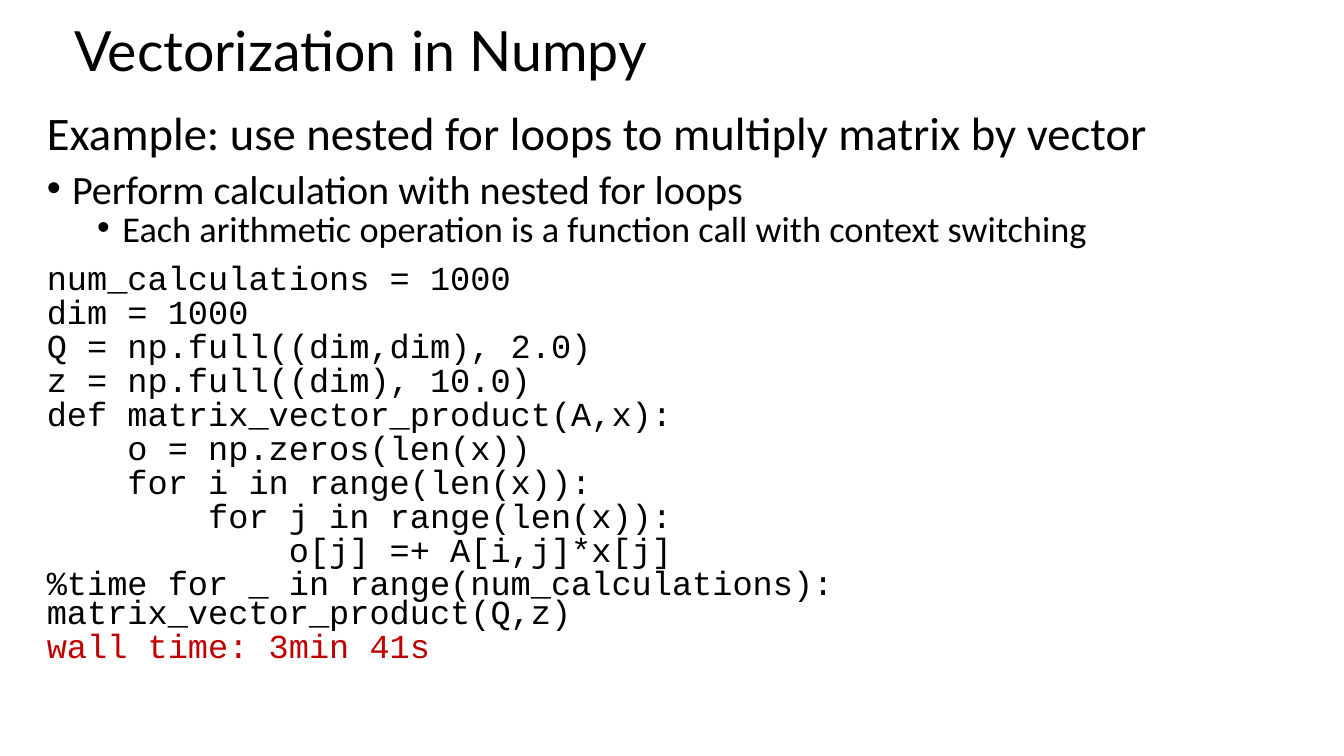
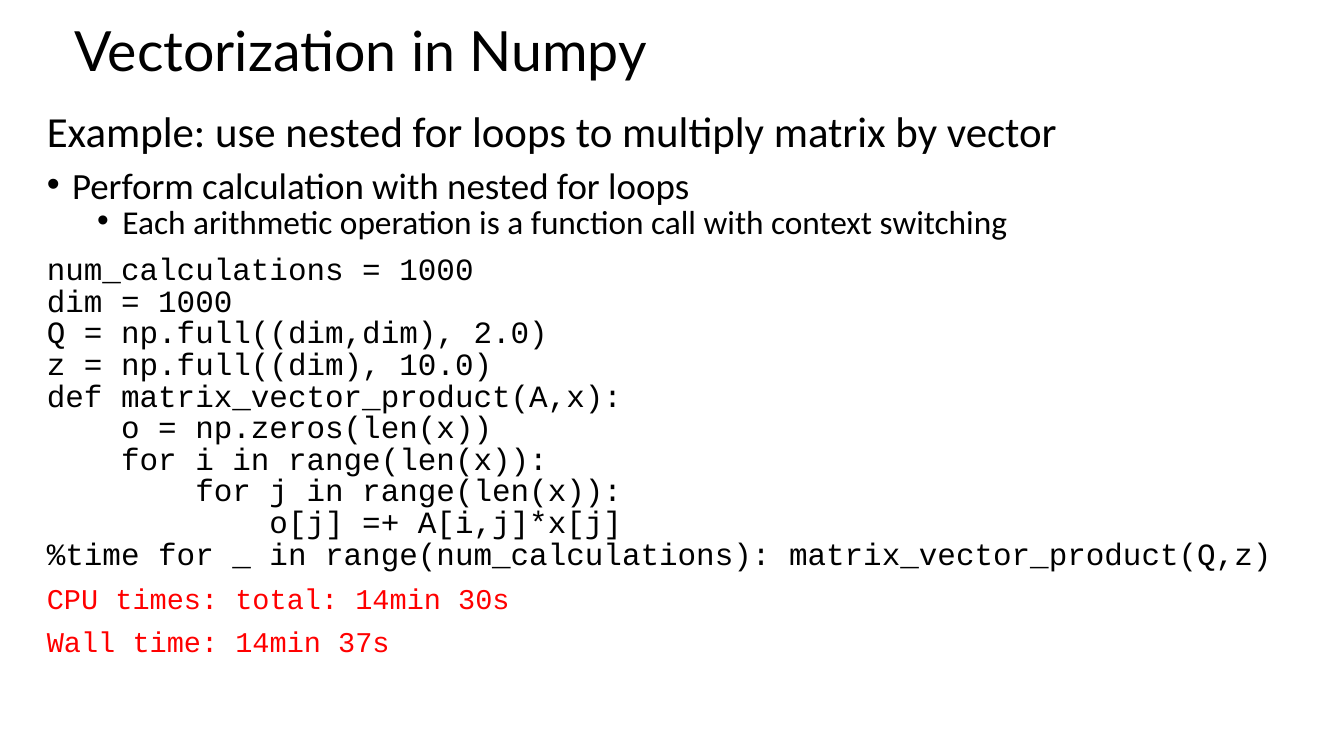
Before and after one commit to StephenElston/CSCI-E25, a slide deck: slide 34 of SupplementaryMaterial/ReviewOfLinearAlgebra.pptx (slide 33 before the commit). Drawn at 1344x756 pixels with LibreOffice and Linux fonts; fonts in the diff are those of the drawing. Boxes give left, top, right and bottom in pixels: in the first picture for what was removed or moved away, otherwise in the second. Text is boxed around its words. In the diff, an @@ line names an element or a change of style, - is before the commit and + after.

```diff
--- a/SupplementaryMaterial/ReviewOfLinearAlgebra.pptx
+++ b/SupplementaryMaterial/ReviewOfLinearAlgebra.pptx
@@ text at [47, 117, 1271, 572]: size 33.3 to 30.6 pt in "Example: use nested for loops to multiply ..."; size 28.7 to 26.4 pt in "Perform calculation with nested for loops"; size 25.9 to 23.8 pt in "Each arithmetic operation is a function call ..."; size 24.1 to 22.1 pt in "num_calculations = 1000", "dim = 1000", "Q = np.full((dim,dim), 2.0)", "z = np.full((dim), 10.0)" and 6 more places @@
@@ text at [47, 588, 509, 653]: text changed; size 24.1 to 20.4 pt; text colour #C00000 to #FF0000 @@
-wall time: 3min 41s
+CPU times: total: 14min 30s
+Wall time: 14min 37s
```
Also in this commit, not shown: 3 other slides changed, 1 slide added.
